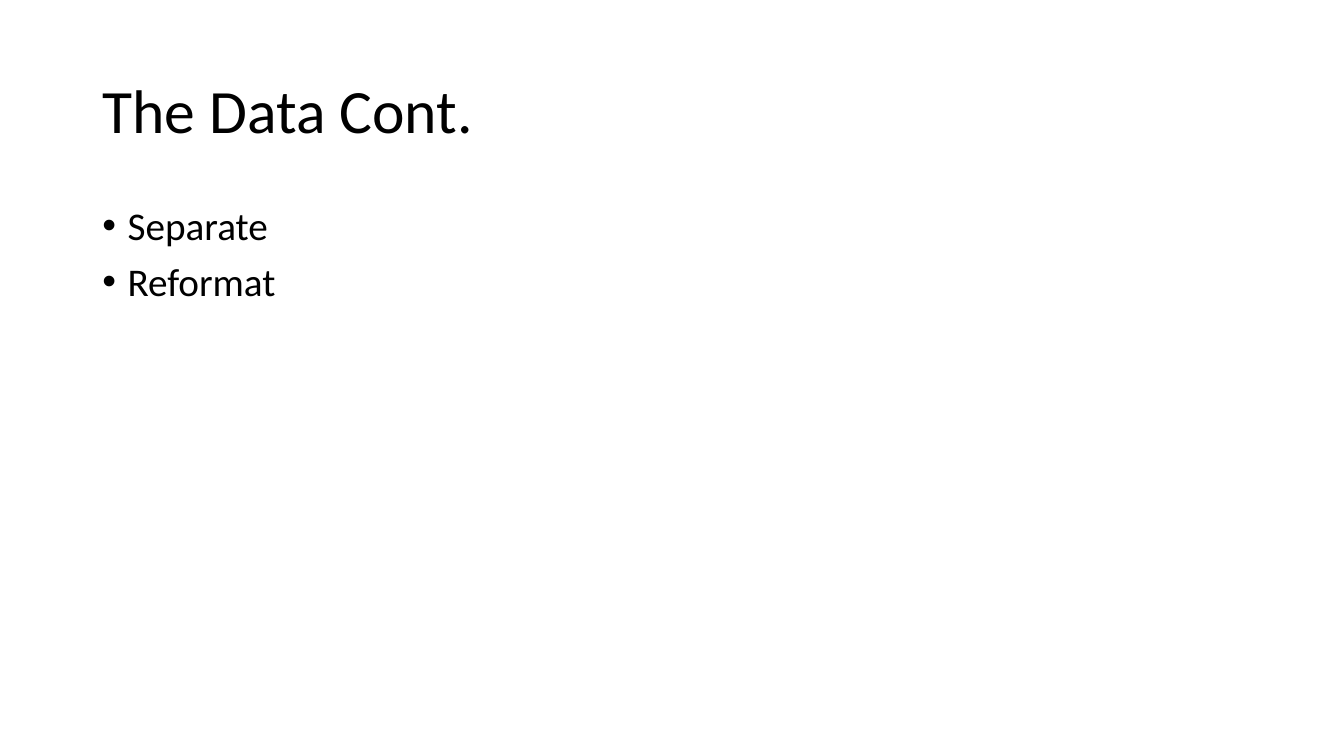
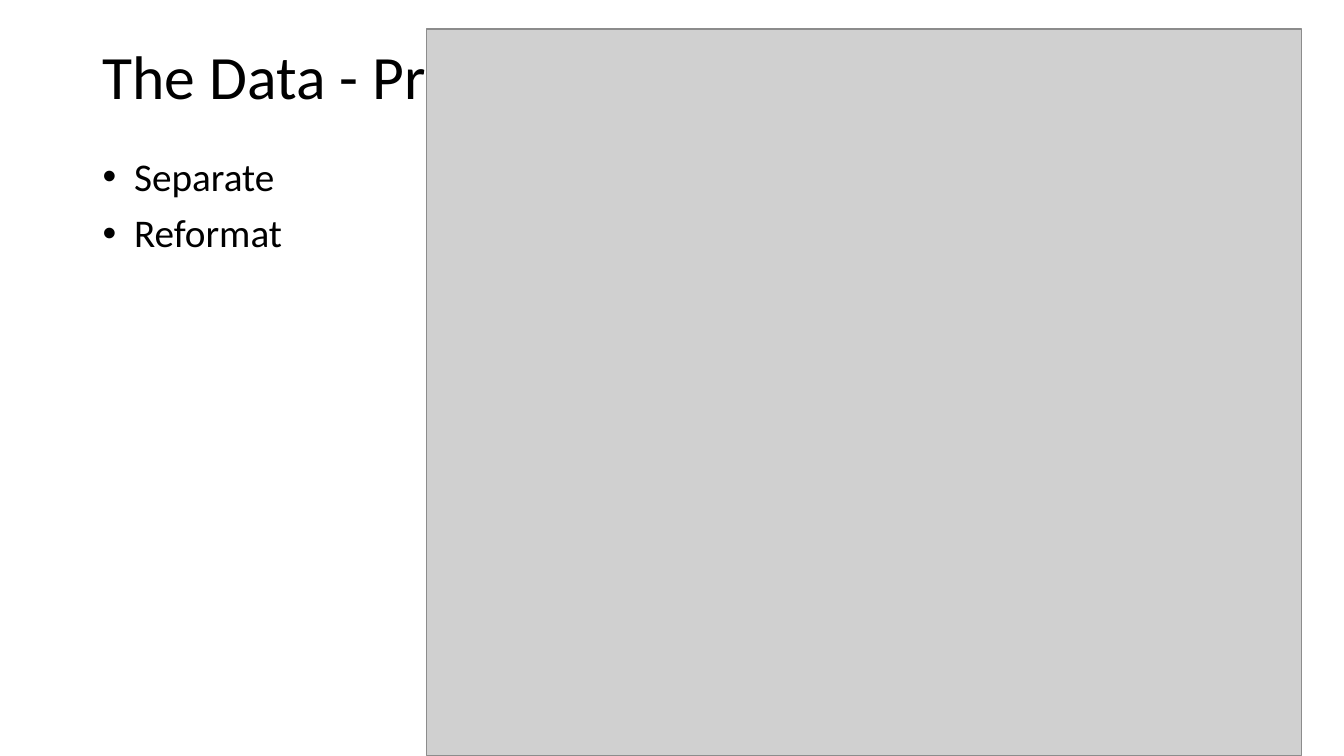
Before and after one commit to andreanc223/DV_FinalProject, a slide deck: slide 3 of TEData.pptx. Drawn at 1344x756 pixels with LibreOffice and Linux fonts; fonts in the diff are those of the drawing; grey boxes stand for pictures. Boxes give left, top, right and bottom in pixels: in the first picture for what was removed or moved away, otherwise in the second. Text is boxed around its words. In the diff, an @@ line names an element or a change of style, - is before the commit and + after.

```diff
--- a/TEData.pptx
+++ b/TEData.pptx
@@ picture added at <box>426,29,1302,756</box> @@
@@ title "The Data - Processing" at <box>103,48,637,114</box>: vertical alignment middle to bottom @@
@@ title at <box>103,48,637,114</box>: text changed @@
-The Data Cont.
+The Data - Processing
@@ text "Separate": place and size @@
-text "Separate" at <box>128,214,276,297</box>
+text "Separate" at <box>134,165,282,248</box>
@@ text "Separate" at <box>134,165,282,248</box>: indent changed @@
```
Also in this commit, not shown: 2 other slides changed, 3 slides added, 20 other files.
